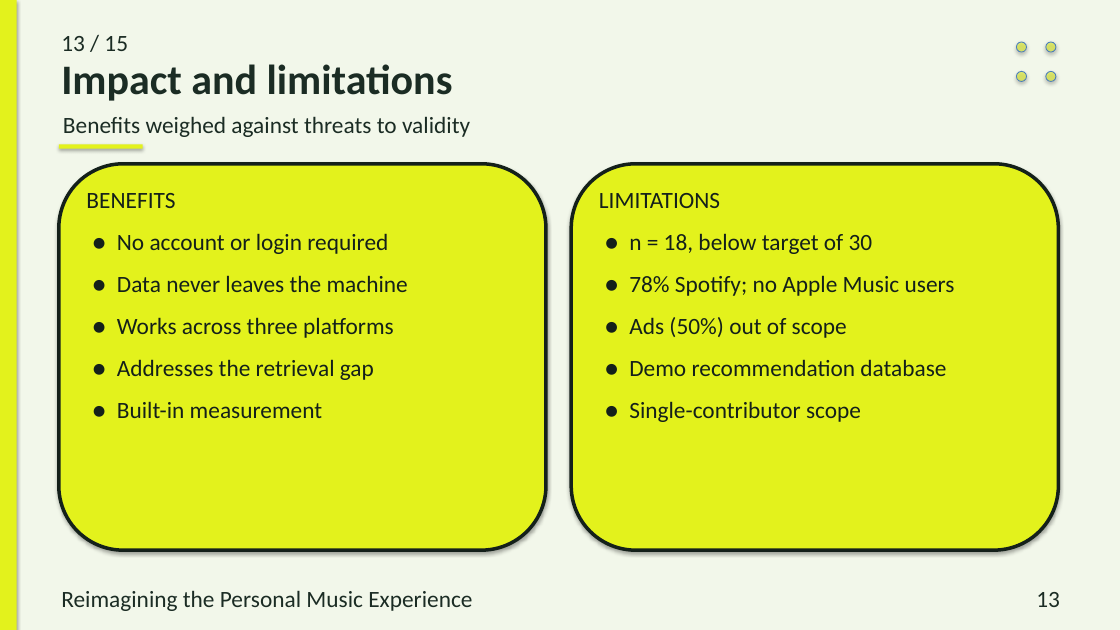
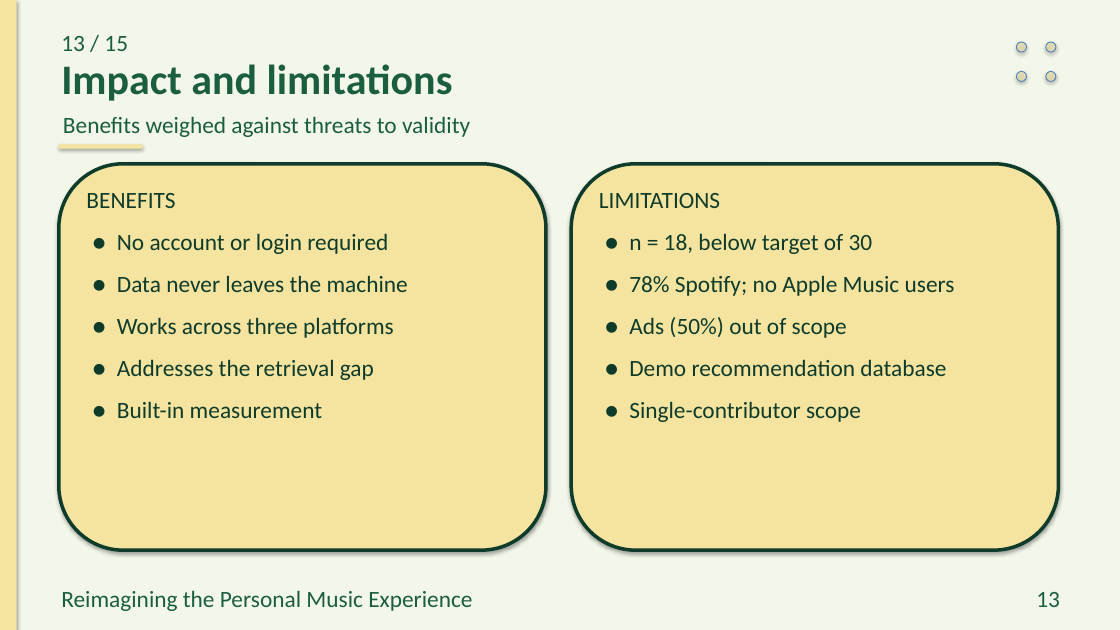
Before and after one commit to preet-kamdar/design-thinking-sem3, a slide deck: slide 13 of docs/trials/dandadan_tinted.pptx. Drawn at 1120x630 pixels with LibreOffice and Linux fonts; fonts in the diff are those of the drawing. Boxes give left, top, right and bottom in pixels: in the first picture for what was removed or moved away, otherwise in the second. Text is boxed around its words. In the diff, an @@ line names an element or a change of style, - is before the commit and + after.

Commit message:
Soften Dandadan yellow/teal, use theme-tinted dual inks and lighten limit boxes for contrast

```diff
--- a/docs/trials/dandadan_tinted.pptx
+++ b/docs/trials/dandadan_tinted.pptx
@@ rectangle at [0, 0, 17, 630]: fill #E3F21C to #F5E3A0 @@
@@ fill #E3F21C at 55% opacity to #F5E3A0 at 55% opacity in 4 elements at [1017, 42, 1027, 52], [1046, 42, 1056, 52], [1017, 71, 1027, 82], [1046, 71, 1056, 82] @@
@@ rectangle at [59, 145, 143, 149]: fill #E3F21C to #F5E3A0 @@
@@ rounded rectangle at [59, 164, 546, 550]: fill #E3F21C to #F5E3A0; outline #14201A 3 pt to #0E3B2A 3 pt @@
@@ rounded rectangle at [571, 164, 1059, 550]: fill #E3F21C to #F5E3A0; outline #14201A 3 pt to #0E3B2A 3 pt @@
@@ text colour #14201A to #0E3B2A in 4 elements at [86, 193, 175, 208], [117, 233, 408, 418], [599, 193, 720, 208], [629, 233, 955, 422] @@
@@ text colour #1B2C24 to #1B5E3F in 5 elements at [61, 36, 128, 51], [61, 64, 453, 101], [63, 116, 470, 137], [61, 590, 472, 611], [1036, 592, 1060, 607] @@
```
Also in this commit, not shown: 14 other slides changed, 6 other files.
